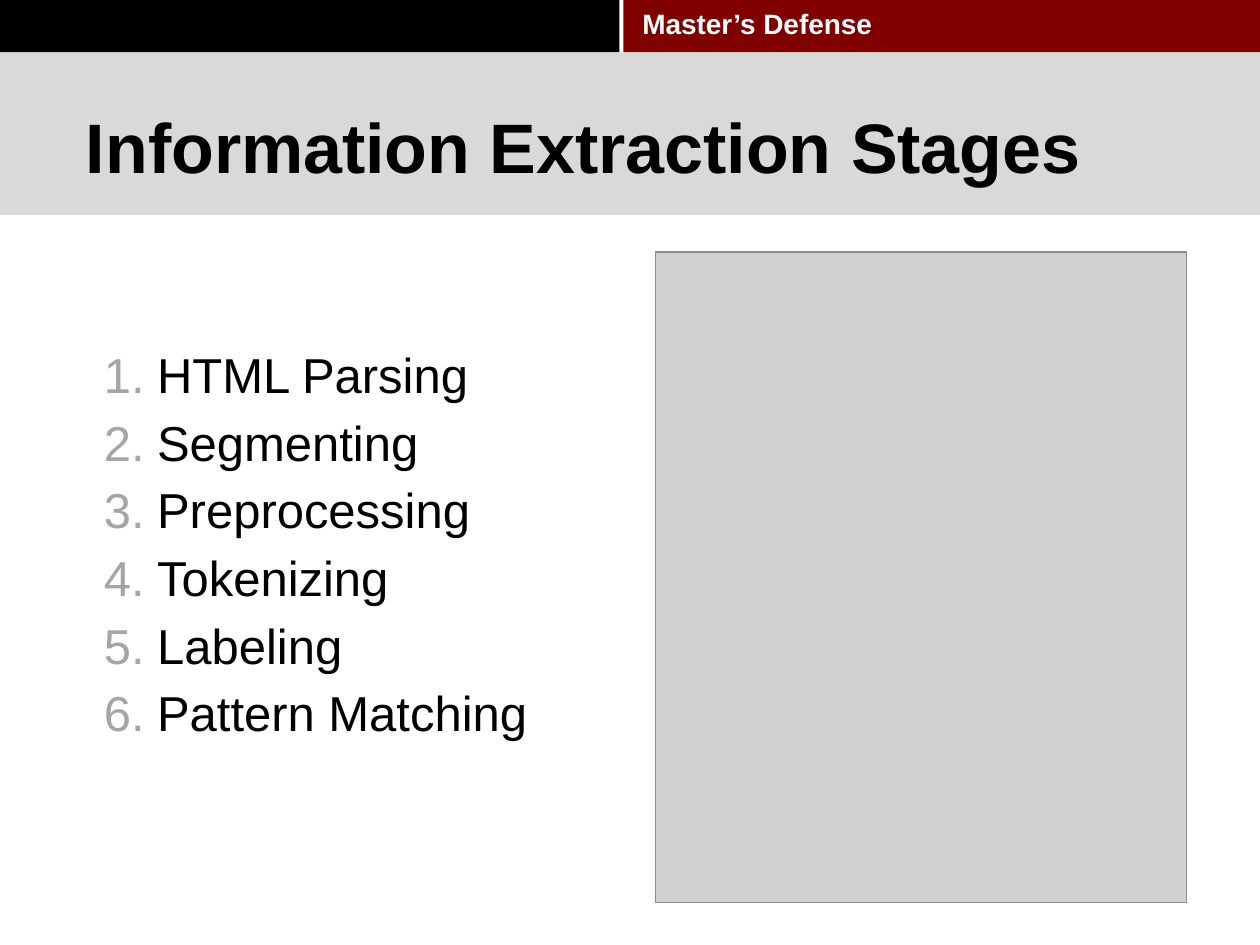
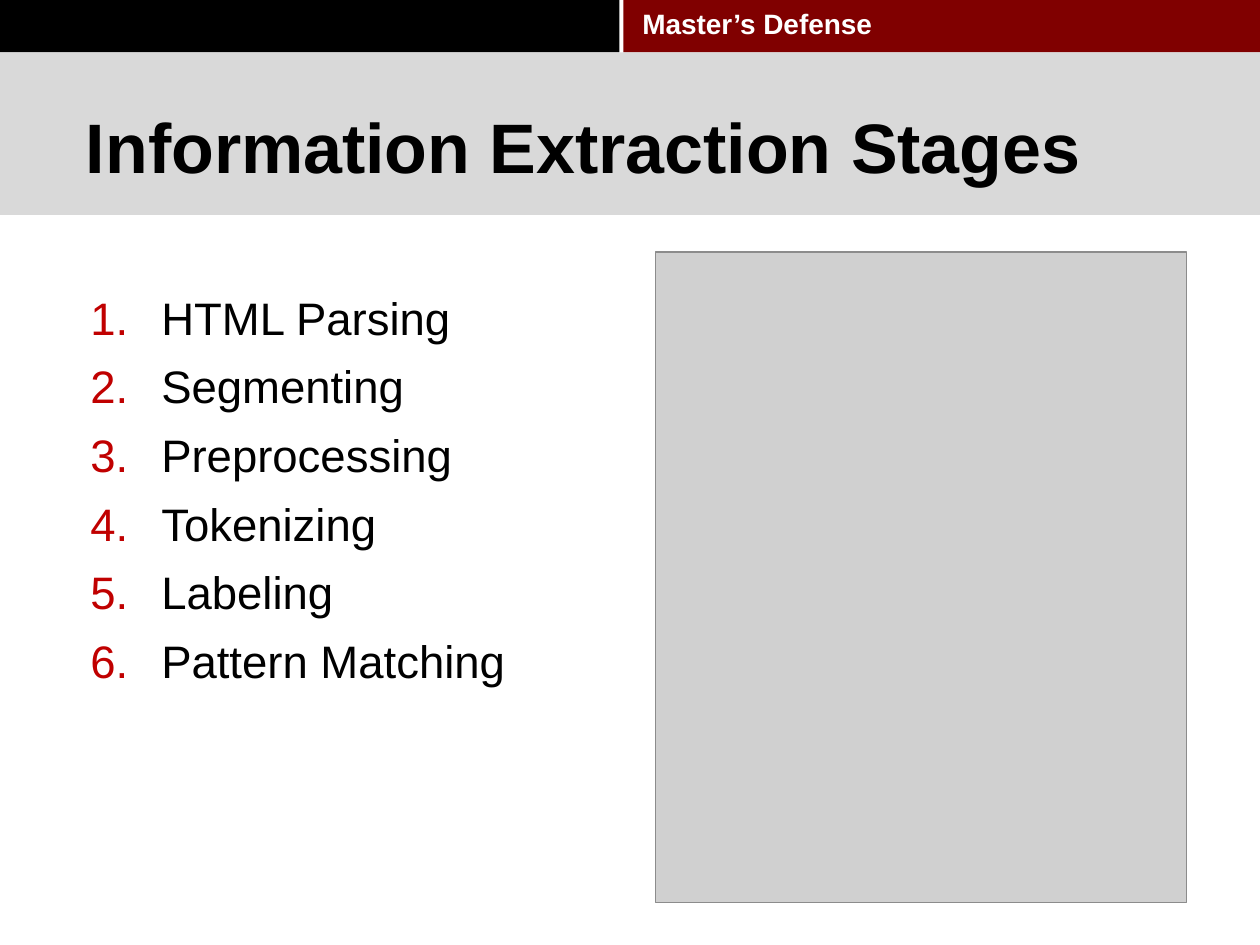
Before and after one commit to pkushiqiang/thesis, a slide deck: slide 26 of media/Master's thesis-2.pptx. Drawn at 1260x945 pixels with LibreOffice and Linux fonts; fonts in the diff are those of the drawing; grey boxes stand for pictures; background and template pictures are left out. Boxes give left, top, right and bottom in pixels: in the first picture for what was removed or moved away, otherwise in the second. Text is boxed around its words. In the diff, an @@ line names an element or a change of style, - is before the commit and + after.

```diff
--- a/media/Master's thesis-2.pptx
+++ b/media/Master's thesis-2.pptx
@@ text "HTML Parsing": place and size @@
-text "HTML Parsing" at box(157, 357, 527, 741)
+text "HTML Parsing" at box(161, 302, 505, 687)
@@ text "HTML Parsing" at box(161, 302, 505, 687): size 28 to 26 pt; indent changed; line spacing 0.9 to 1; bullet colour #A5A5A5 to #C00000 @@
```
Also in this commit, not shown: 23 other slides changed.
